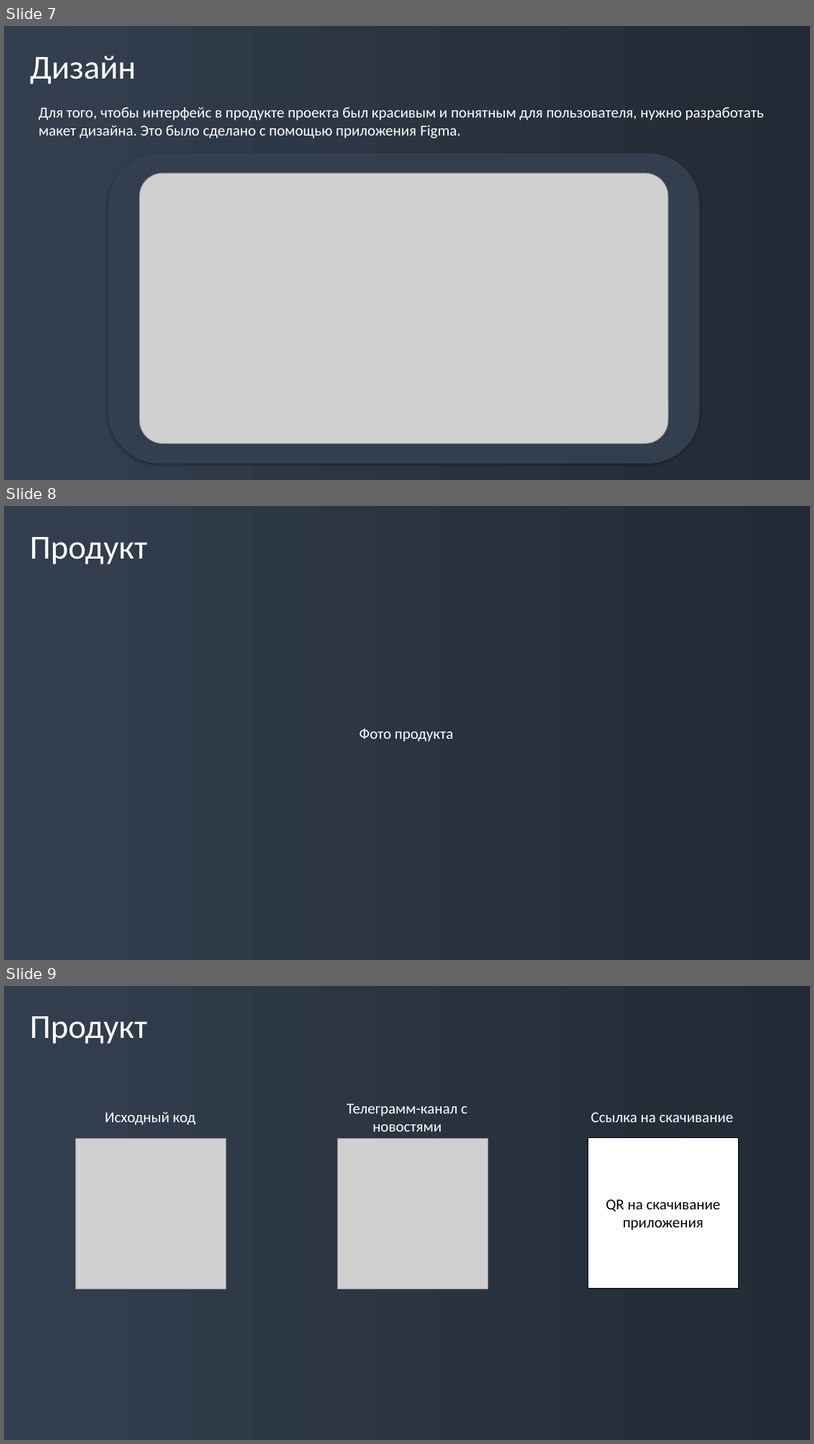
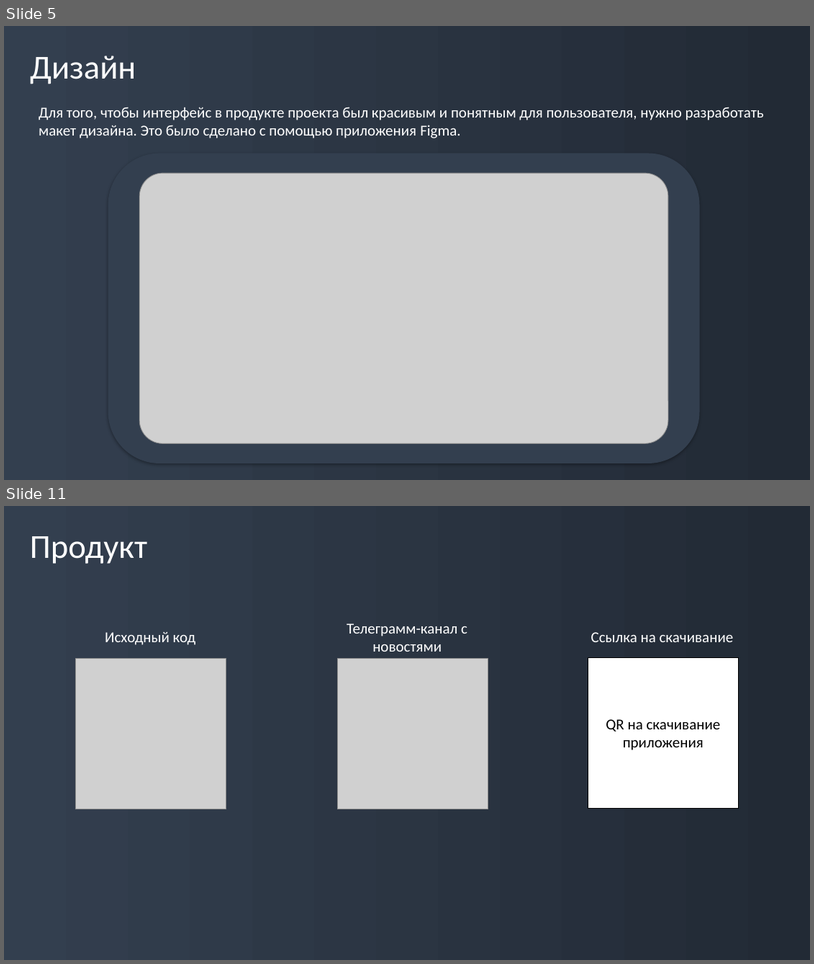
Before and after one commit to Vadimych1/Travel-Manager, a slide deck: Info/School Project/Presentation.pptx. Shown one above the other, each under a label of ours: slides 7, 8 and 9 before the commit, slides 5 and 11 after it; the slides between them are not shown. The pictures are 814x1444 and 814x964 pixels, drawn with LibreOffice and Linux fonts; fonts in the diff are those of the drawing; grey boxes stand for pictures; background and template pictures are left out. Boxes give left, top, right and bottom in pixels: in the first picture for what was removed or moved away, otherwise in the second. Text is boxed around its words. In the diff, an @@ line names an element or a change of style, - is before the commit and + after.

```diff
--- a/Info/School Project/Presentation.pptx
+++ b/Info/School Project/Presentation.pptx
@@ slide 8 removed at (4, 506, 810, 960), background gradient #333F50 to #222A35 @@
@@ text removed at (30, 537, 147, 564) @@
-Продукт
@@ text removed at (360, 728, 453, 741) @@
-Фото продукта
@@ what was slide 7 is now slide 5 @@
@@ what was slide 9 is now slide 11 @@
```
Also in this commit, not shown: 5 slides changed, 5 slides added, 2 other slides removed, 18 other files.
